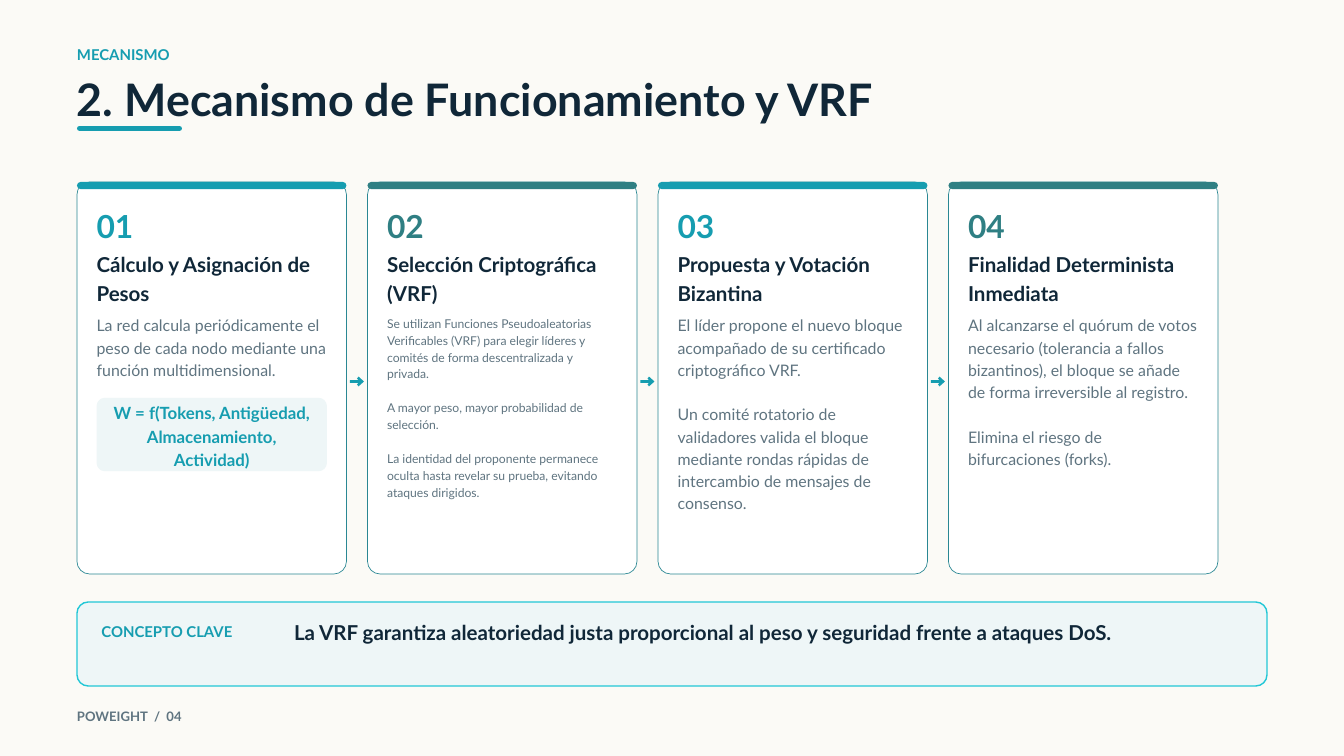
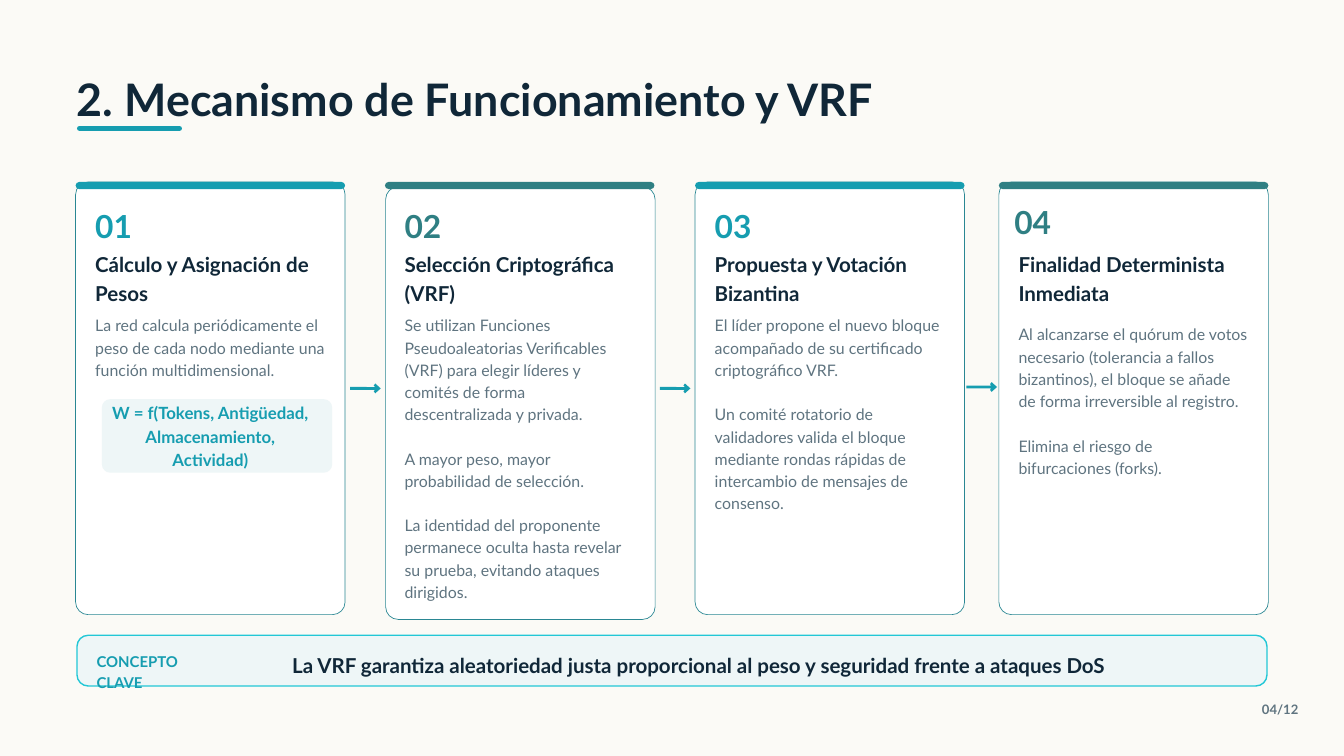
Before and after one commit to MiguelMrtnzLpz/BC, a slide deck: slide 4 of Presentaciones/1 Protocolos de consenso/Proof of Weight.pptx. Drawn at 1344x756 pixels with LibreOffice and Linux fonts; fonts in the diff are those of the drawing. Boxes give left, top, right and bottom in pixels: in the first picture for what was removed or moved away, otherwise in the second. Text is boxed around its words. In the diff, an @@ line names an element or a change of style, - is before the commit and + after.

```diff
--- a/Presentaciones/1 Protocolos de consenso/Proof of Weight.pptx
+++ b/Presentaciones/1 Protocolos de consenso/Proof of Weight.pptx
@@ text removed at (x1=77, y1=49, x2=170, y2=60) @@
-MECANISMO
@@ freeform shape at (x1=75, y1=182, x2=345, y2=189): outline redrawn @@
@@ freeform shape resized from (x1=77, y1=182, x2=347, y2=574) to (x1=75, y1=182, x2=345, y2=615) @@
@@ freeform shape moved from (x1=368, y1=182, x2=637, y2=189) to (x1=385, y1=182, x2=655, y2=189) @@
@@ freeform shape resized from (x1=368, y1=182, x2=637, y2=574) to (x1=386, y1=187, x2=655, y2=620) @@
@@ text "02" moved from (x1=387, y1=215, x2=424, y2=239) to (x1=405, y1=215, x2=442, y2=239) @@
@@ freeform shape moved from (x1=658, y1=182, x2=927, y2=189) to (x1=695, y1=182, x2=964, y2=189) @@
@@ freeform shape resized from (x1=658, y1=182, x2=927, y2=574) to (x1=695, y1=182, x2=964, y2=615) @@
@@ freeform shape moved from (x1=948, y1=182, x2=1218, y2=189) to (x1=999, y1=182, x2=1268, y2=189) @@
@@ freeform shape resized from (x1=948, y1=182, x2=1218, y2=574) to (x1=999, y1=182, x2=1268, y2=615) @@
@@ text "04" moved from (x1=968, y1=215, x2=1005, y2=239) to (x1=1014, y1=211, x2=1051, y2=235) @@
@@ text "Selección Criptográfica (VRF)" moved from (x1=387, y1=256, x2=596, y2=304) to (x1=405, y1=256, x2=614, y2=304) @@
@@ text "Finalidad Determinista Inmediata" moved from (x1=968, y1=256, x2=1175, y2=301) to (x1=1019, y1=256, x2=1225, y2=301) @@
@@ text "Se utilizan Funciones Pseudoaleatorias Verificables ..." moved from (x1=387, y1=319, x2=598, y2=482) to (x1=405, y1=319, x2=621, y2=601) @@
@@ text "Se utilizan Funciones Pseudoaleatorias Verificables ..." at (x1=405, y1=319, x2=621, y2=601): size 13 to 17 pt; line spacing 18.2pt to 23.8pt @@
@@ 3 texts moved together from (x1=678, y1=215, x2=903, y2=509) to (x1=715, y1=215, x2=940, y2=509) @@
@@ text "Al alcanzarse el quórum de ..." moved from (x1=968, y1=319, x2=1196, y2=467) to (x1=1019, y1=328, x2=1247, y2=476) @@
@@ arrow moved from (350, 382) - (364, 382) to (350, 388) - (381, 388) @@
@@ arrow moved from (640, 382) - (655, 382) to (660, 388) - (690, 388) @@
@@ arrow moved from (931, 382) - (945, 382) to (966, 387) - (997, 387) @@
@@ freeform shape moved from (x1=97, y1=398, x2=327, y2=471) to (x1=102, y1=399, x2=333, y2=472) @@
@@ freeform shape resized from (x1=77, y1=602, x2=1267, y2=686) to (x1=77, y1=635, x2=1267, y2=685) @@
@@ text "CONCEPTO CLAVE" rewrapped from (x1=101, y1=626, x2=232, y2=637) to (x1=97, y1=656, x2=178, y2=688) @@
@@ text at (x1=292, y1=657, x2=1105, y2=677): text changed @@
-La VRF garantiza aleatoriedad justa proporcional al peso y seguridad frente a ataques DoS.
+La VRF garantiza aleatoriedad justa proporcional al peso y seguridad frente a ataques DoS
@@ text removed at (x1=77, y1=711, x2=181, y2=721) @@
-POWEIGHT / 04
@@ text added at (x1=1262, y1=704, x2=1298, y2=715), 14 pt, text #5F7480, bold @@
+04/12
```
Also in this commit, not shown: 10 other slides changed, 1 slide added, 1 other file.
